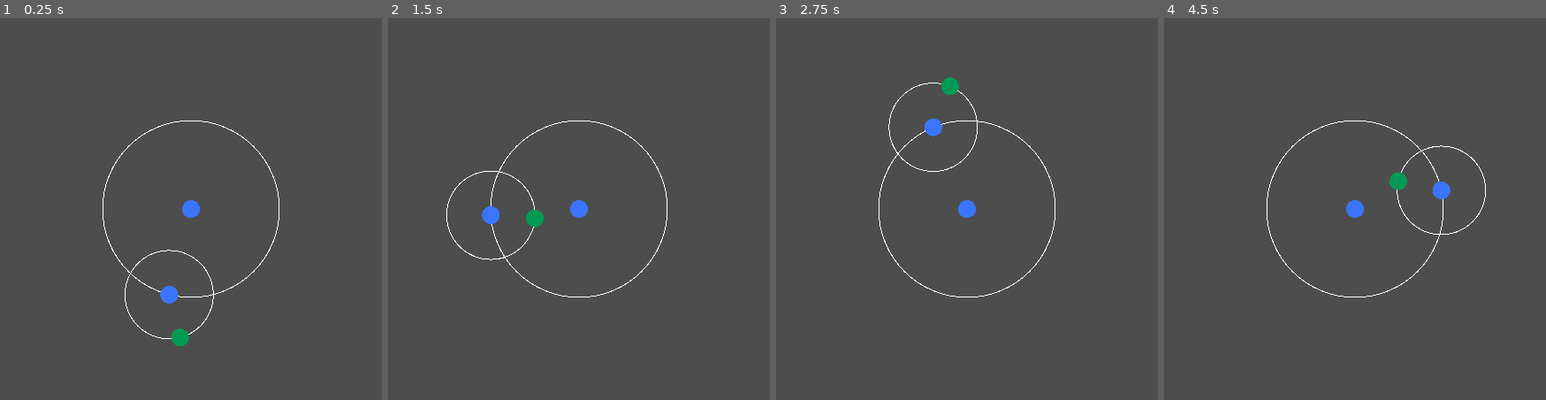
Above: before the commit, frames 1-4 (left to right).
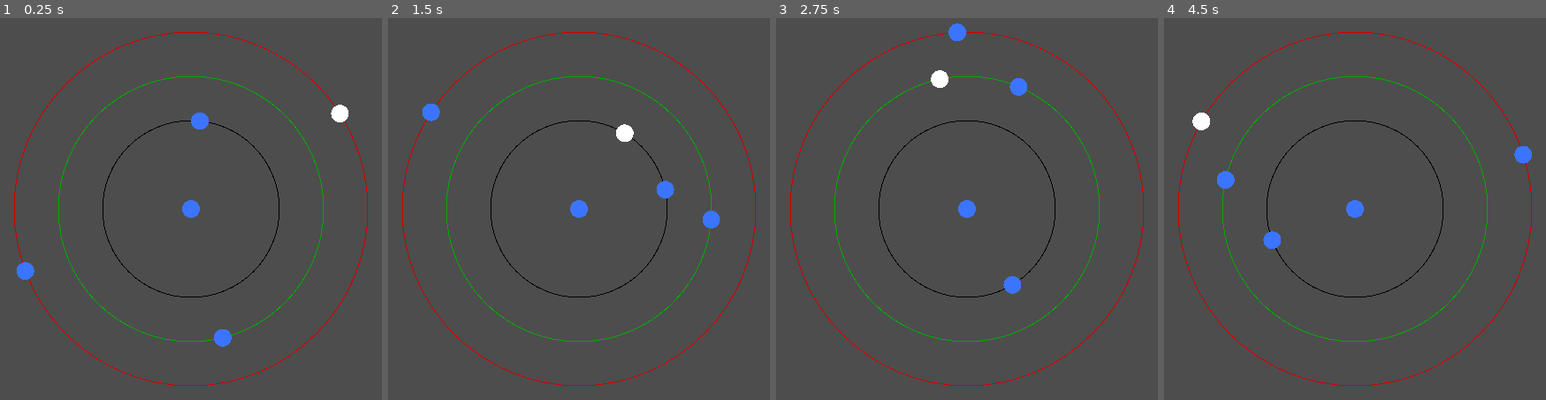
Above: after the commit, the same moments.

Repository: gazzythehag/GameJam2025
Game: Godot game, scene res://scenes/testscene.tscn
The game is run twice, just before and just after one commit, with the same random seed, the same clock (stepped at 60 frames per second) and the same inputs.
Inputs:
- Up to frame 1 (0.25 s): no input
- Up to frame 2 (1.5 s): hold Space (jump, bound only after the commit) 0.53-1.28 s; tap Space (jump, bound only after the commit) at 1.35 s
- Up to frame 3 (2.75 s): tap Space (jump, bound only after the commit) at 1.52, 1.82 s; hold Space (jump, bound only after the commit) from 2.03 s (still down)
- Up to frame 4 (4.5 s): release Space (jump, bound only after the commit) at 2.78 s; tap Space (jump, bound only after the commit) at 2.85, 3.02, 3.32, 4.35 s; hold Space (jump, bound only after the commit) 3.53-4.28 s

The runs differ from the first frame. In frame 1, 2.6% of the frame differs, in the area x 3-97%, y 3-97%; in frame 2, 2.6%; in frame 3, 2.6%; in frame 4, 2.6%.

Commit message:
restructured some code and also made a rudimentary player

Diff:
--- a/project.godot
+++ b/project.godot
@@ -20,6 +20,18 @@
 window/size/viewport_width=800
 window/size/viewport_height=800
 
+[global_group]
+
+rings="groups all orbits into one group. Organizational."
+
+[input]
+
+jump={
+"deadzone": 0.5,
+"events": [Object(InputEventKey,"resource_local_to_scene":false,"resource_name":"","device":0,"window_id":0,"alt_pressed":false,"shift_pressed":false,"ctrl_pressed":false,"meta_pressed":false,"pressed":false,"keycode":0,"physical_keycode":32,"key_label":0,"unicode":0,"location":0,"echo":false,"script":null)
+]
+}
+
 [rendering]
 
 renderer/rendering_method="mobile"
--- a/scenes/jupiter_map.tscn
+++ b/scenes/moon.tscn
@@ -1,7 +1,7 @@
 [gd_scene load_steps=2 format=3 uid="uid://m2kjs1qhcast"]
 
-[ext_resource type="Script" path="res://scenes/jupiter_map.gd" id="1_wlchr"]
+[ext_resource type="Script" path="res://scripts/moon.gd" id="1_wlchr"]
 
-[node name="orbital_center" type="Node2D"]
+[node name="moon_center" type="Node2D"]
 script = ExtResource("1_wlchr")
 centre_colour = Color(0.233148, 0.457125, 1, 1)
--- /dev/null
+++ b/scenes/player.tscn
@@ -0,0 +1,8 @@
+[gd_scene load_steps=3 format=3 uid="uid://8gchishb6nb4"]
+
+[ext_resource type="PackedScene" uid="uid://m2kjs1qhcast" path="res://scenes/moon.tscn" id="1_42lm8"]
+[ext_resource type="Script" path="res://scripts/player.gd" id="1_pgpta"]
+
+[node name="Player" instance=ExtResource("1_42lm8")]
+script = ExtResource("1_pgpta")
+centre_colour = Color(1, 1, 1, 1)
--- a/scenes/ring.gd
+++ /dev/null
@@ -1,37 +0,0 @@
-extends Node2D
-
-@export var orbit_radius: int = 100
-@export var orbit_colour: Color
-@export var fixed: bool
-@export var angular_speed: float = 10
-
-enum MODES { FIXED, CLOCKWISE, COUNTERCLOCKWISE }
-@export var mode: MODES
-
-var loop_progress: float = 0
-
-var moons: Array:
-	get: return get_children()
-
-# Called when the node enters the scene tree for the first time.
-func _ready() -> void:
-	print(get_parent().position)
-	#for moon in moons:
-		#moon.translate(Vector2(orbit_radius, 0))
-
-func _draw() -> void:
-	draw_circle(Vector2(0,0), orbit_radius, orbit_colour, false, 1.0)
-
-# Called every frame. 'delta' is the elapsed time since the previous frame.
-func _process(delta: float) -> void:
-	match mode:
-		MODES.FIXED:
-			pass
-		MODES.CLOCKWISE:
-			loop_progress -= delta * angular_speed
-			for moon in moons:
-				moon.position = orbit_radius * Vector2(sin(loop_progress), cos(loop_progress))
-		MODES.COUNTERCLOCKWISE:
-			loop_progress += delta * angular_speed
-			for moon in moons:
-				moon.position = orbit_radius * Vector2(sin(loop_progress), cos(loop_progress))
--- a/scenes/ring.tscn
+++ b/scenes/ring.tscn
@@ -1,6 +1,6 @@
 [gd_scene load_steps=2 format=3 uid="uid://dsdls4tnexgo8"]
 
-[ext_resource type="Script" path="res://scenes/ring.gd" id="1_t14pn"]
+[ext_resource type="Script" path="res://scripts/ring.gd" id="1_t14pn"]
 
-[node name="first_orbit" type="Node2D"]
+[node name="orbit" type="Node2D" groups=["rings"]]
 script = ExtResource("1_t14pn")
--- a/scenes/testscene.tscn
+++ b/scenes/testscene.tscn
@@ -1,25 +1,42 @@
-[gd_scene load_steps=3 format=3 uid="uid://dec8ek4u4n27g"]
+[gd_scene load_steps=4 format=3 uid="uid://dec8ek4u4n27g"]
 
-[ext_resource type="PackedScene" uid="uid://m2kjs1qhcast" path="res://scenes/jupiter_map.tscn" id="1_ue68f"]
+[ext_resource type="PackedScene" uid="uid://m2kjs1qhcast" path="res://scenes/moon.tscn" id="1_qj3mv"]
 [ext_resource type="PackedScene" uid="uid://dsdls4tnexgo8" path="res://scenes/ring.tscn" id="2_vhqwi"]
+[ext_resource type="PackedScene" uid="uid://8gchishb6nb4" path="res://scenes/player.tscn" id="3_xjd0h"]
 
 [node name="testscene" type="Node2D"]
 
-[node name="orbital_center" parent="." instance=ExtResource("1_ue68f")]
+[node name="moon_center" parent="." instance=ExtResource("1_qj3mv")]
 position = Vector2(400, 400)
 
-[node name="first_orbit" parent="orbital_center" instance=ExtResource("2_vhqwi")]
-orbit_colour = Color(1, 1, 1, 1)
+[node name="orbit" parent="moon_center" instance=ExtResource("2_vhqwi")]
 angular_speed = 1.0
 mode = 1
 
-[node name="orbital_center" parent="orbital_center/first_orbit" instance=ExtResource("1_ue68f")]
+[node name="moon_center" parent="moon_center/orbit" instance=ExtResource("1_qj3mv")]
+position = Vector2(-15.0989, -98.8535)
+loop_progress = -3370.78
 
-[node name="first_orbit" parent="orbital_center/first_orbit/orbital_center" instance=ExtResource("2_vhqwi")]
-orbit_radius = 50
-orbit_colour = Color(1, 1, 1, 1)
+[node name="orbit2" parent="moon_center" instance=ExtResource("2_vhqwi")]
+orbit_radius = 150
+orbit_colour = Color(0, 0.670588, 0, 1)
 angular_speed = 1.0
 mode = 2
 
-[node name="orbital_center" parent="orbital_center/first_orbit/orbital_center/first_orbit" instance=ExtResource("1_ue68f")]
-centre_colour = Color(1.44392e-06, 0.605027, 0.327596, 1)
+[node name="moon_center" parent="moon_center/orbit2" instance=ExtResource("1_qj3mv")]
+position = Vector2(-0.996799, 149.997)
+loop_progress = 2739.46
+
+[node name="orbit3" parent="moon_center" instance=ExtResource("2_vhqwi")]
+orbit_radius = 200
+orbit_colour = Color(0.811765, 0, 0, 1)
+angular_speed = 0.75
+mode = 1
+
+[node name="moon_center" parent="moon_center/orbit3" instance=ExtResource("1_qj3mv")]
+position = Vector2(-171.4, 103.063)
+loop_progress = -2614.83
+
+[node name="Player" parent="moon_center/orbit3" instance=ExtResource("3_xjd0h")]
+position = Vector2(145.789, -136.914)
+loop_progress = -2083.69
--- a/scenes/jupiter_map.gd
+++ b/scripts/moon.gd
@@ -1,14 +1,19 @@
+@tool
 extends Node2D
+class_name Moon
 
-@export var radius: int = 10
+@export var radius: int = 10 # size of drawn circle
 @export var centre_colour: Color
-var loop_progress: float = 0
+@export var loop_progress: float = 0:
+	get: return loop_progress
+	set(value): loop_progress = value
+## TODO: Normalize loop progress to avoid decimal error
 
 var rings: Array:
 	get: return get_children()
 
 func _init() -> void:
-	loop_progress = 0
+	pass
 
 # Called when the node enters the scene tree for the first time.
 func _ready() -> void:
@@ -20,6 +25,3 @@
 # Called every frame. 'delta' is the elapsed time since the previous frame.
 func _process(delta: float) -> void:
 	pass
-
-func move(speed: Vector2) -> void:
-	pass
--- /dev/null
+++ b/scripts/player.gd
@@ -0,0 +1,31 @@
+@tool
+extends Moon
+
+var rings_in_level: Array:
+	get: return get_tree().get_nodes_in_group("rings")
+
+# Called when the node enters the scene tree for the first time.
+func _ready() -> void:
+	pass # Replace with function body.
+
+# Called every frame. 'delta' is the elapsed time since the previous frame.
+func _process(delta: float) -> void:
+	#print(get_relative_transform_to_parent(get_parent()).origin)
+	pass
+
+func _draw():
+	draw_circle(Vector2(0,0), radius, centre_colour)
+
+func _input(event):
+	if event.is_action_pressed("jump"):
+		jump_orbit()
+
+func jump_orbit():
+	var closest_ring: Object
+	var closest: float = 200000 #temp, just trying to puzzle this out
+	for ring in rings_in_level:
+		var distance = position.distance_to(ring.get_closest_pos(loop_progress))
+		if distance < closest and ring != get_parent():
+			closest = distance
+			closest_ring = ring
+	reparent(closest_ring)
--- /dev/null
+++ b/scripts/ring.gd
@@ -0,0 +1,50 @@
+@tool
+extends Node2D
+class_name OrbitRing
+
+@export var orbit_radius: int = 100
+@export var orbit_colour: Color
+@export var angular_speed: float = 10
+## var loop_progress: float = 0 <-- MOVED TO MOONS
+
+enum MODES { FIXED, CLOCKWISE, COUNTERCLOCKWISE }
+@export var mode: MODES
+
+var moons: Array:
+	get: return get_children()
+
+# Called when the node enters the scene tree for the first time.
+func _ready() -> void:
+	for moon in moons: ## set initial position of moon (if fixed, it won't be set on the orbit)
+		moon.translate(Vector2(orbit_radius, 0))
+	set_moon_pos()
+
+func _draw() -> void:
+	draw_circle(Vector2(0,0), orbit_radius, orbit_colour, false, 1.0)
+
+# Called every frame. 'delta' is the elapsed time since the previous frame.
+func _process(delta: float) -> void:
+	match mode:
+		MODES.FIXED:
+			pass
+		MODES.CLOCKWISE:
+			move_clockwise(delta)
+			set_moon_pos()
+		MODES.COUNTERCLOCKWISE:
+			move_counterclockwise(delta)
+			set_moon_pos()
+
+func move_clockwise(delta: float):
+	for moon in moons:
+		moon.loop_progress -= delta * angular_speed
+
+func move_counterclockwise(delta: float):
+	for moon in moons:
+		moon.loop_progress += delta * angular_speed
+
+func set_moon_pos():
+	for moon in moons:
+		moon.position = orbit_radius * Vector2(sin(moon.loop_progress), cos(moon.loop_progress))
+
+func get_closest_pos(loop_progress: float) -> Vector2:
+	return orbit_radius * Vector2(sin(loop_progress), cos(loop_progress))
